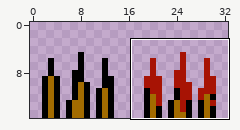
Pixel-art sprite, stored at Assets/Sprites/trap2_sheet.png. Above: a wide view before the commit, with the close-up outlined.
Close-up. Before the commit:
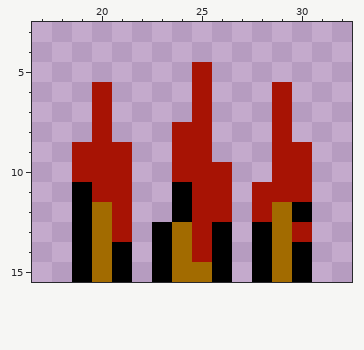
The file is 33x16 pixels. Shown: x 17..32, y 3..15. The commit also changed other parts of the picture, which this record leaves out.
Once edited:
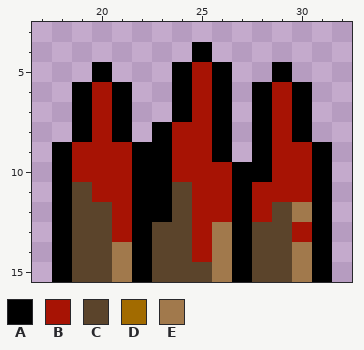
Palette (. is transparent): A #000000  B #a71304  C #5b442b  D #a26b00  E #a1794c
What changed:
Colour A now appears in row 4 at x 25; in row 5 at x 20, 24, 26 and 29; in rows 6 to 7 at x 19, 21, 24, 26, 28 and 30; in row 8 at x 19, 21, 23, 26, 28 and 30; in row 9 at x 18, 22 to 23, 26, 28 and 31; in row 10 at x 18, 22 to 23, 27 to 28 and 31.
Colour A now appears in rows 11 to 12 at x 18, 22 to 23, 27 and 31; in rows 13 to 15 at x 18, 22, 27 and 31.
The author changed colour A to colour C in rows 11 to 12 at x 19 and 24; in rows 13 to 15 at x 19, 23 and 28.
The author changed colour D to colour C in row 12 at x 20 and 29; in rows 13 to 14 at x 20, 24 and 29; in row 15 at x 20, 24 to 25 and 29.
The author changed colour A to colour E in row 12 at x 30; in row 13 at x 26; in rows 14 to 15 at x 21, 26 and 30.
